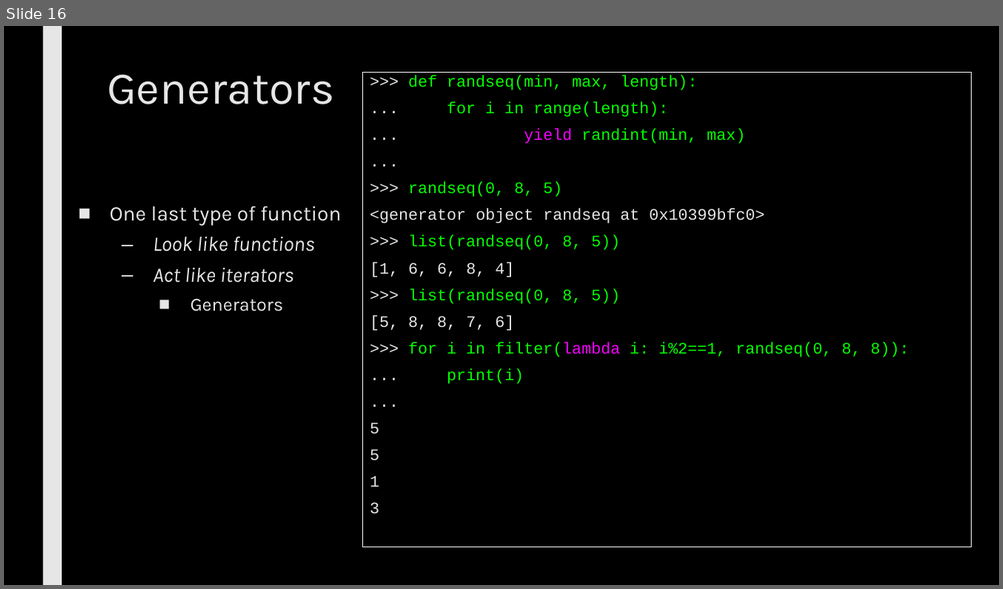
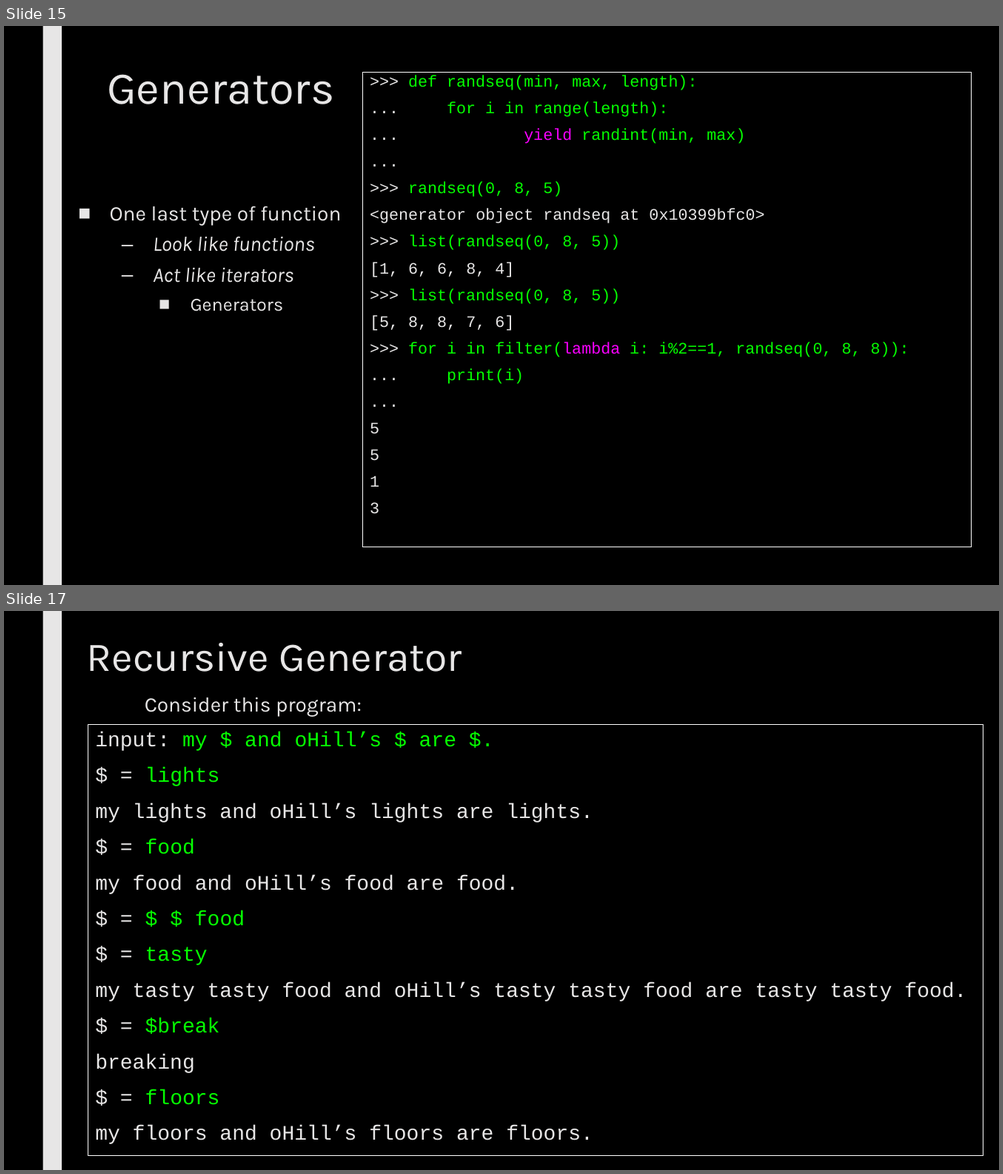
Before and after one commit to max7patek/metaprogramming, a slide deck: slides/02-FirstClassFunctions.pptx. Shown one above the other, each under a label of ours: slide 16 before the commit, slides 15 and 17 after it; the slides between them are not shown. The pictures are 1003x589 and 1003x1174 pixels, drawn with LibreOffice and Linux fonts; fonts in the diff are those of the drawing. Boxes give left, top, right and bottom in pixels: in the first picture for what was removed or moved away, otherwise in the second. Text is boxed around its words. In the diff, an @@ line names an element or a change of style, - is before the commit and + after.

```diff
--- a/slides/02-FirstClassFunctions.pptx
+++ b/slides/02-FirstClassFunctions.pptx
@@ slide 17 added at (4,611,999,1170), background #000000; not listed: 1 template element that a slide beside it also shows @@
@@ title added at (87,643,462,672), 39.6 pt, text #E7E6E6 @@
+Recursive Generator
@@ text added at (145,697,361,717), 20 pt, text #E7E6E6 @@
+Consider this program:
@@ rectangle added at (88,724,983,1156), outline #FFFFFF 0.75 pt, 20 pt, text #E7E6E6 @@
+input: my $ and oHill’s $ are $.
+$ = lights
+my lights and oHill’s lights are lights.
+$ = food
+my food and oHill’s food are food.
+$ = $ $ food
+$ = tasty
+my tasty tasty food and oHill’s tasty tasty food are tasty tasty food.
+$ = $break
+breaking
+$ = floors
+my floors and oHill’s floors are floors.
@@ what was slide 16 is now slide 15 @@
```
Also in this commit, not shown: 4 slides changed, 1 other slide added, 2 slides removed, 1 other file.
